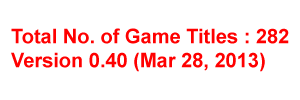
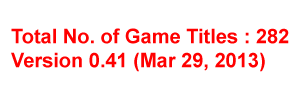
Two versions of the same layered image (300 x 100). Layer-by-layer changes:
renamed "Total No. of Game Titles : 282 Version 0.40 (Mar 28, 2013)" to "Total No. of Game Titles : 282 Version 0.41 (Mar 29, 2013)", painted on it over [left=117, top=52, right=203, bottom=68]
